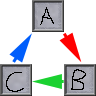
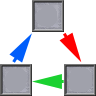
Layers edited between the first and the second 96 x 96 image:
added layer "Layer 10" above "Layer 9" over [4, 5, 92, 92]
